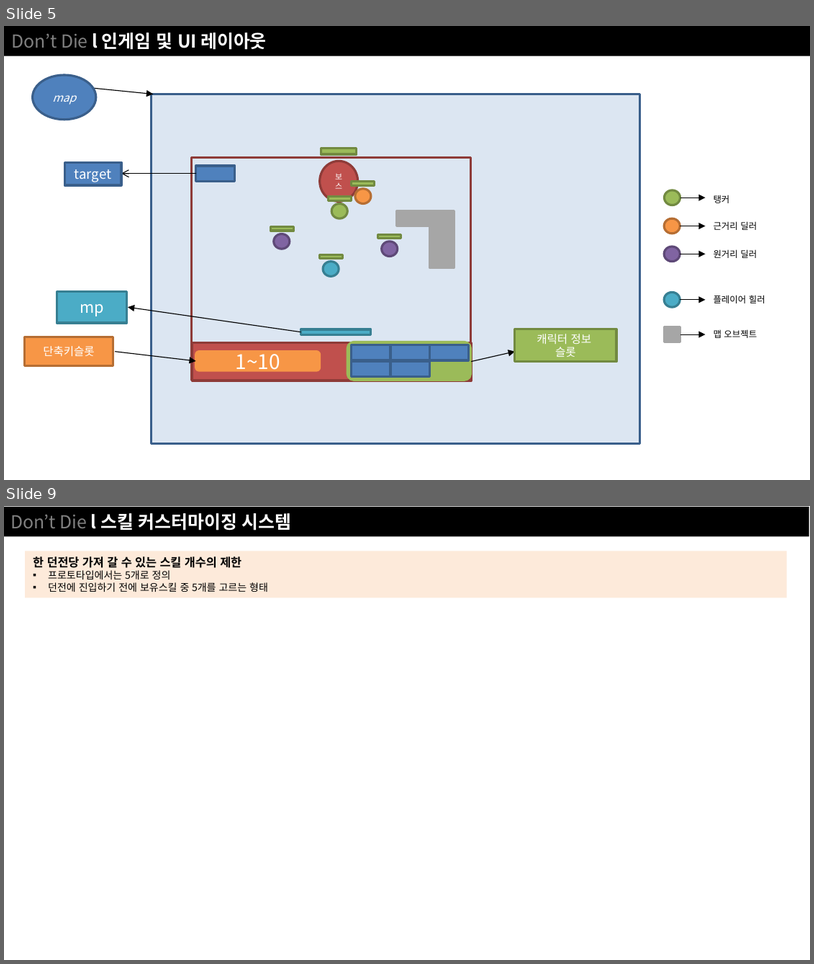
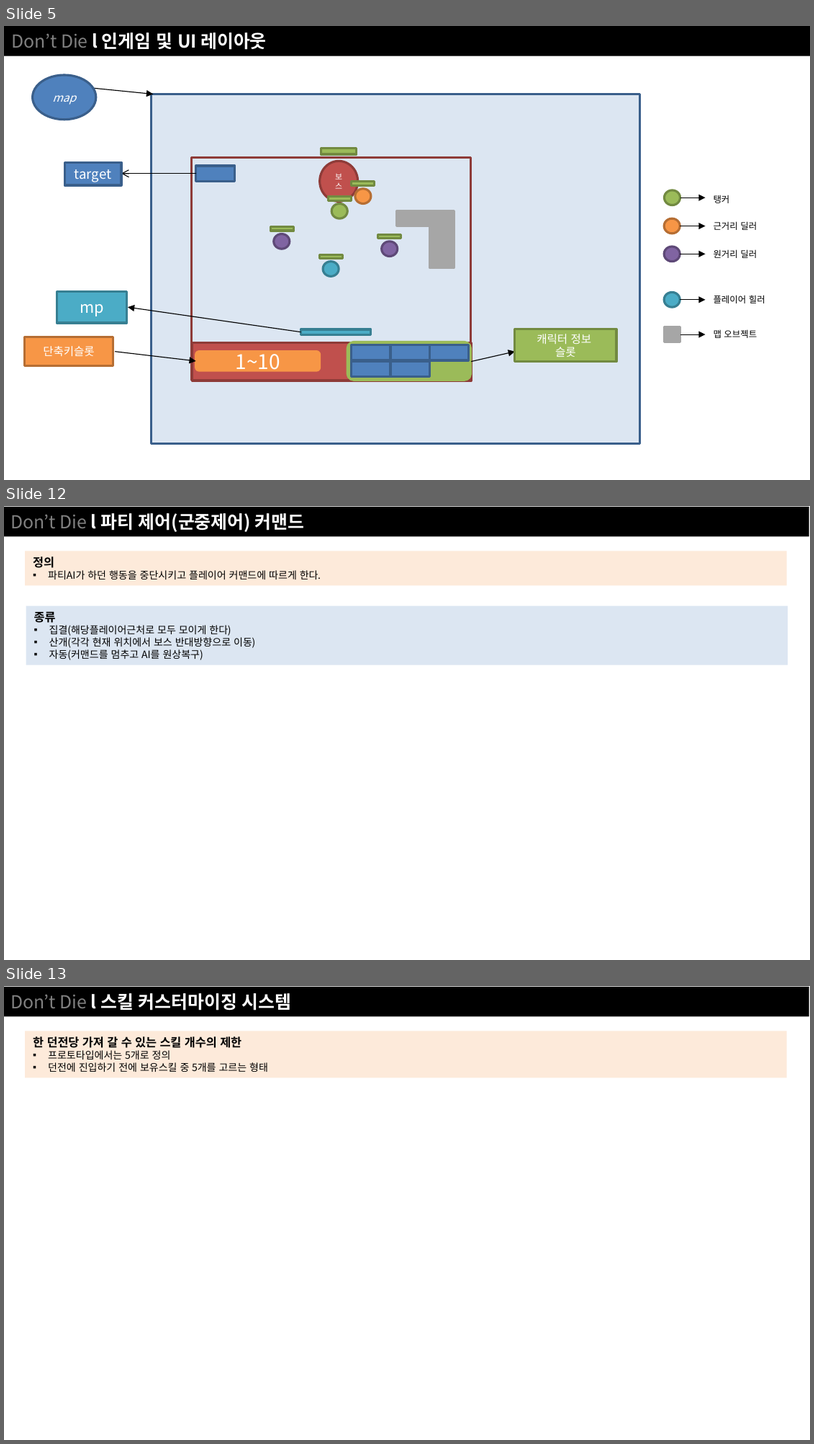
Before and after one commit to NoahCalhoun/DontDie, a slide deck: DDDocument/Don't Die ProtoType.pptx. Shown one above the other, each under a label of ours: slides 5 and 9 before the commit, slides 5, 12 and 13 after it; the slides between them are not shown. The pictures are 814x964 and 814x1444 pixels, drawn with LibreOffice and Linux fonts; fonts in the diff are those of the drawing. Boxes give left, top, right and bottom in pixels: in the first picture for what was removed or moved away, otherwise in the second. Text is boxed around its words. In the diff, an @@ line names an element or a change of style, - is before the commit and + after.

```diff
--- a/DDDocument/Don't Die ProtoType.pptx
+++ b/DDDocument/Don't Die ProtoType.pptx
@@ slide 12 added at [4, 506, 810, 960], background #FFFFFF @@
@@ rectangle added at [4, 507, 809, 537], fill #000000, 16 pt, text #FFFFFF, bold @@
+Don’t Die l 파티 제어(군중제어) 커맨드
@@ rectangle added at [25, 551, 787, 586], fill #FDEADA, 9 pt, text #000000 @@
+정의
+▪ 파티AI가 하던 행동을 중단시키고 플레이어 커맨드에 따르게 한다.
@@ rectangle added at [26, 606, 788, 665], fill #DCE6F2, 9 pt, text #000000 @@
+종류
+▪ 집결(해당플레이어근처로 모두 모이게 한다)
+▪ 산개(각각 현재 위치에서 보스 반대방향으로 이동)
+▪ 자동(커맨드를 멈추고 AI를 원상복구)
@@ what was slide 9 is now slide 13 @@
```
Also in this commit, not shown: 3 slides changed, 3 other slides added, 4 other files.
